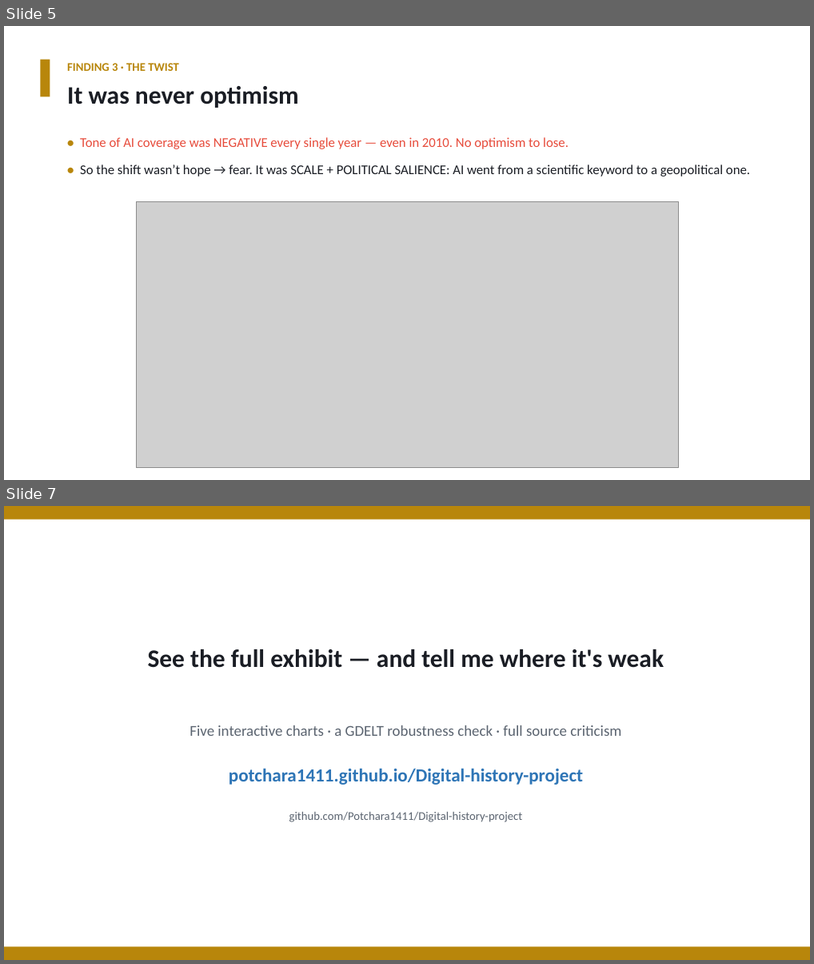
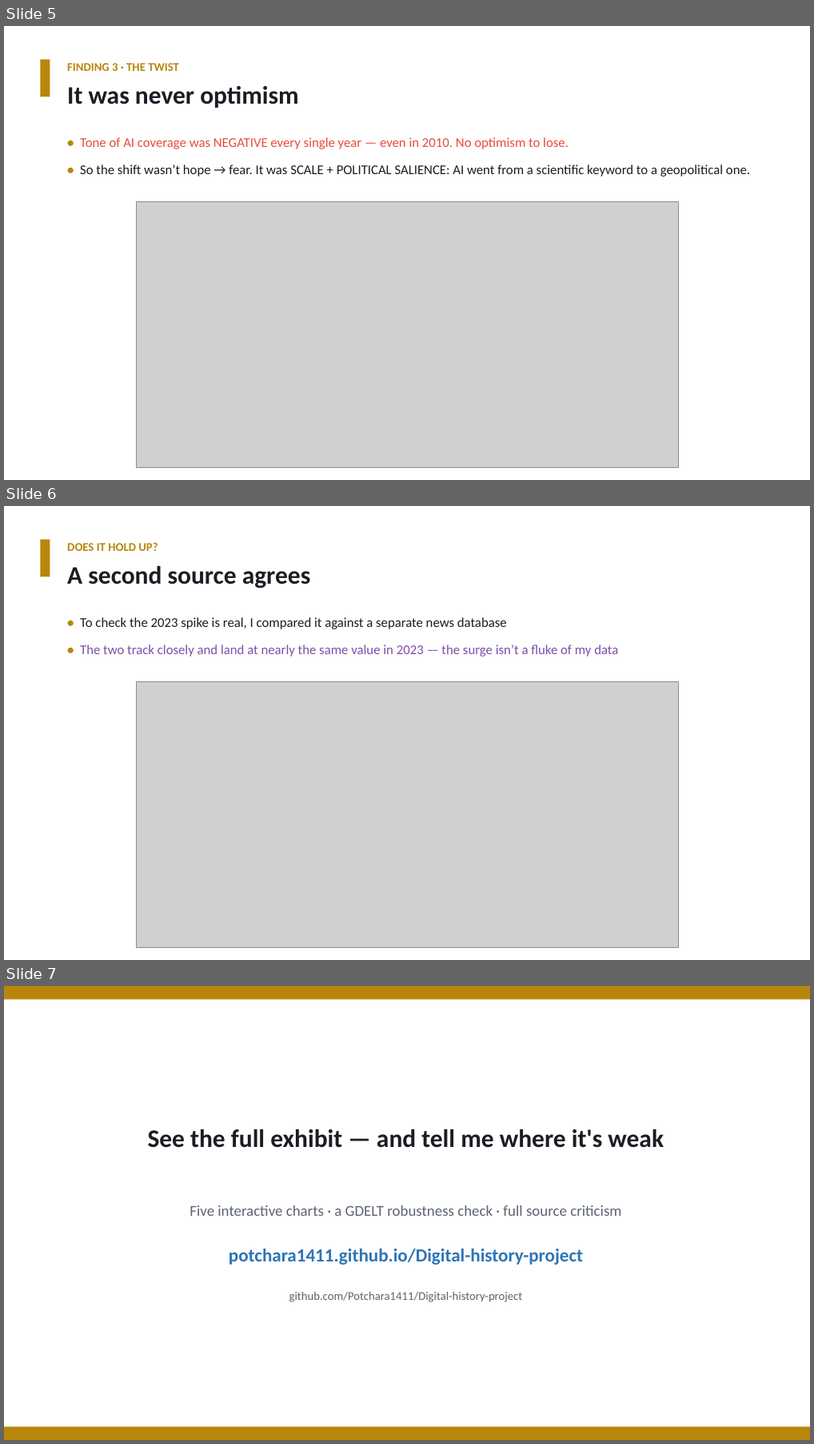
Before and after one commit to Potchara1411/Digital-history-project, a slide deck: ai_discourse_4min.pptx. Shown one above the other, each under a label of ours: slides 5 and 7 before the commit, slides 5, 6 and 7 after it; the slides between them are not shown. The pictures are 814x964 and 814x1444 pixels, drawn with LibreOffice and Linux fonts; fonts in the diff are those of the drawing; grey boxes stand for pictures. Boxes give left, top, right and bottom in pixels: in the first picture for what was removed or moved away, otherwise in the second. Text is boxed around its words. In the diff, an @@ line names an element or a change of style, - is before the commit and + after.

```diff
--- a/ai_discourse_4min.pptx
+++ b/ai_discourse_4min.pptx
@@ slide 6 added at (x1=4, y1=506, x2=810, y2=960), background #FFFFFF @@
@@ rectangle added at (x1=40, y1=540, x2=50, y2=576), fill #B8860B @@
@@ text added at (x1=67, y1=543, x2=158, y2=551), 14 pt, text #B8860B, bold @@
+DOES IT HOLD UP?
@@ text added at (x1=67, y1=566, x2=311, y2=588), 30 pt, text #1A1D24, bold @@
+A second source agrees
@@ text added at (x1=80, y1=617, x2=618, y2=656), 16 pt, text #7E4FA8 @@
+• To check the 2023 spike is real, I compared it against a separate news database
+• The two track closely and land at nearly the same value in 2023 — the surge isn’t a fluke of my data
@@ picture added at (x1=136, y1=681, x2=678, y2=948) @@
```
Also in this commit, not shown: 1 slide removed, 2 other files.
